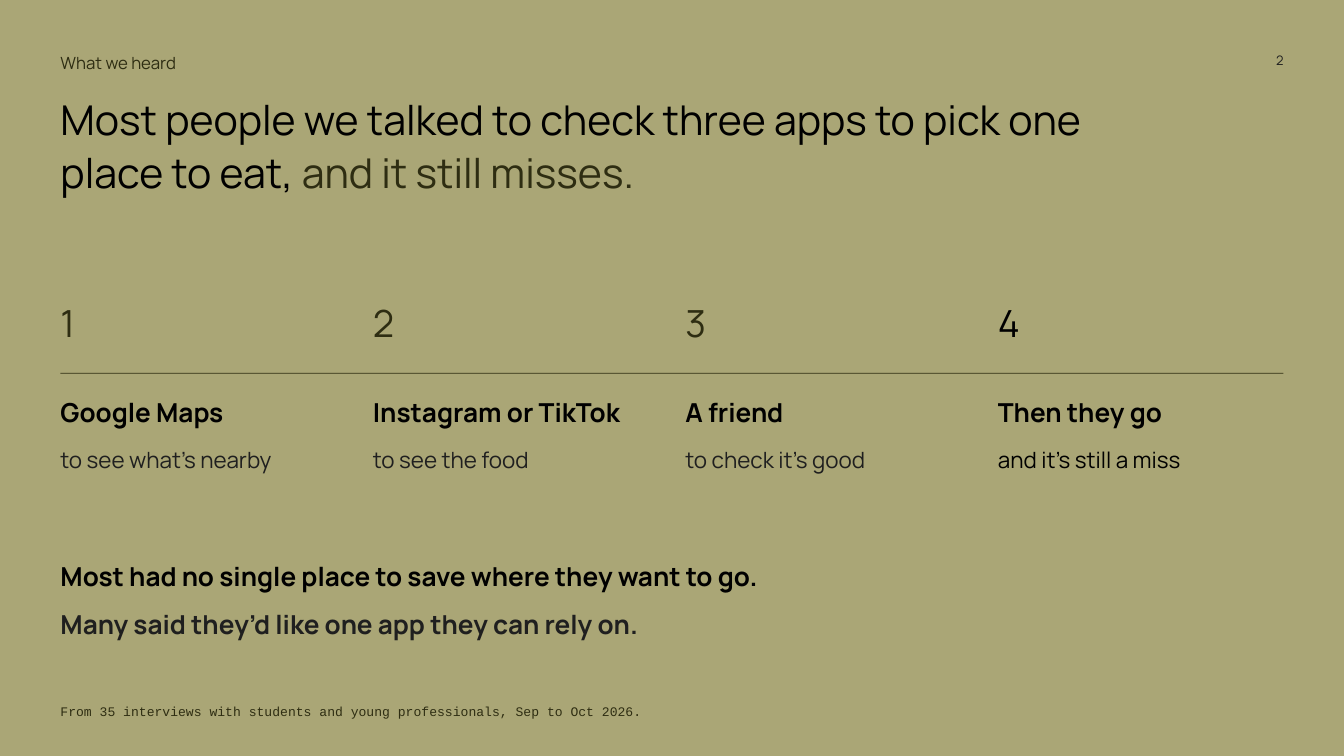
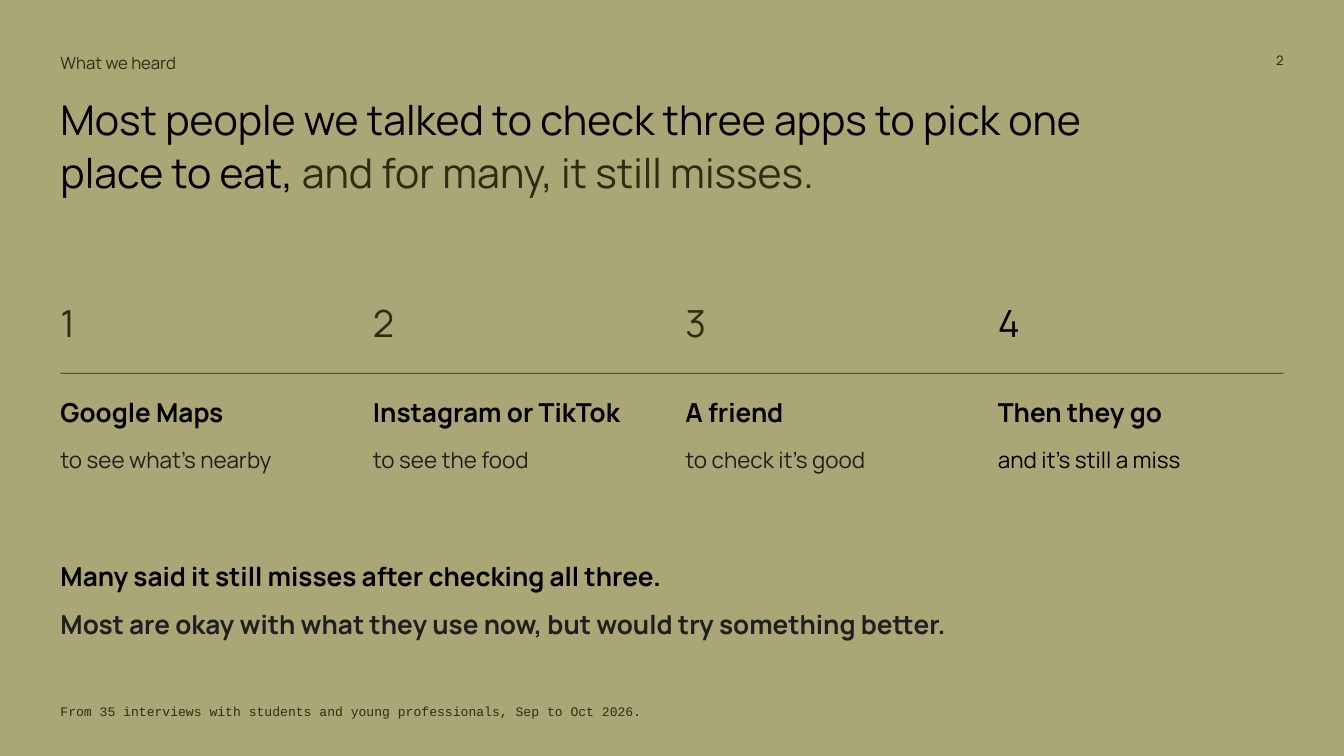
Before and after one commit to Dinguusto/Alex-s-workout-app, a slide deck: slide 2 of ENTR_4501_Gate_2_deck_readable.pptx. Drawn at 1344x756 pixels with LibreOffice and Linux fonts; fonts in the diff are those of the drawing. Boxes give left, top, right and bottom in pixels: in the first picture for what was removed or moved away, otherwise in the second. Text is boxed around its words. In the diff, an @@ line names an element or a change of style, - is before the commit and + after.

```diff
--- a/ENTR_4501_Gate_2_deck_readable.pptx
+++ b/ENTR_4501_Gate_2_deck_readable.pptx
@@ text at bbox=[60, 105, 1081, 198]: text changed @@
-Most people we talked to check three apps to pick one place to eat, and it still misses.
+Most people we talked to check three apps to pick one place to eat, and for many, it still misses.
@@ text at bbox=[60, 567, 661, 593]: text changed @@
-Most had no single place to save where they want to go.
+Many said it still misses after checking all three.
@@ text at bbox=[60, 615, 946, 641]: text changed @@
-Many said they’d like one app they can rely on.
+Most are okay with what they use now, but would try something better.
```
